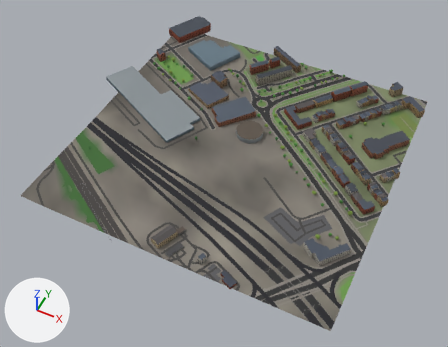
The glTF model glasgow-subway/data/city/city_10_9.glb: old version first, new version second.
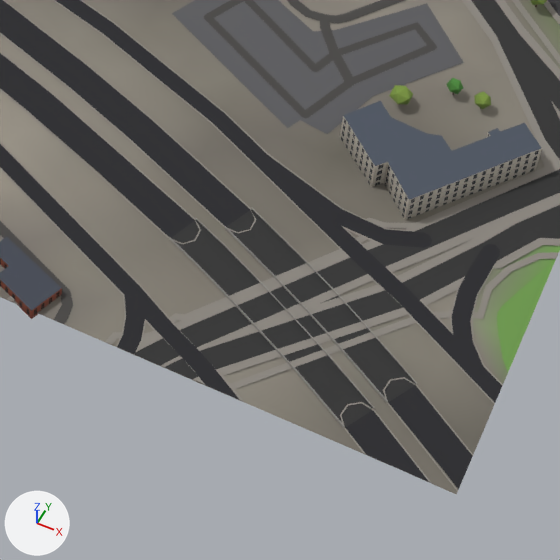
Old and new are each drawn whole from a camera (50 mm lens) standing at (1948.0, -2903.0, 746.0) and looking at (1640.0, -2288.0, -23.0) and again close up on the part from 50% to 79% of the width and 62% to 100% of the height. The lights are fixed; the arrows at lower left show +X, +Y and +Z. The last two pictures show the newer version. Where no turn or scale is listed for an object, it has been applied to the vertices. Vertices at exactly the same position are counted once.

The first close-up shows 'buildings_10_9', 'green_10_9', 'roads_10_9', 'terrain_10_9' and 4 more.
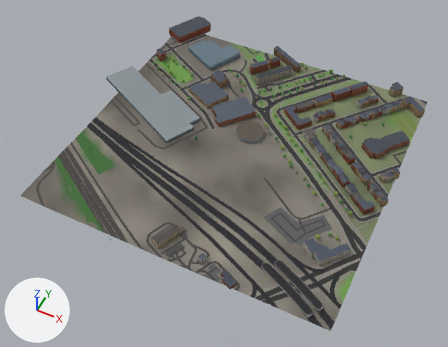
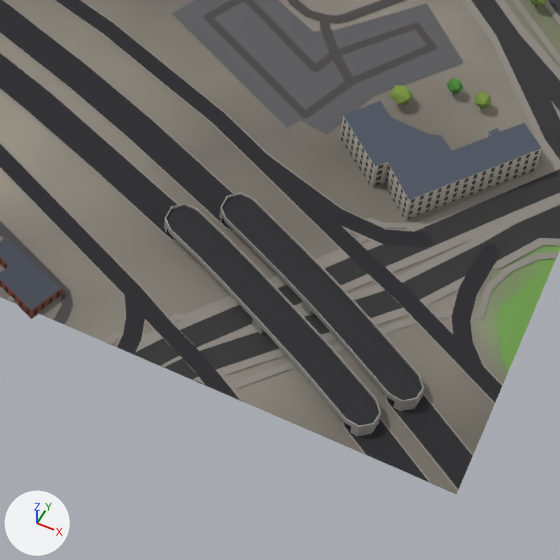
Where the newer file only moved an object's origin or applied its transform, the numbers keep the older frame.

The edits, one by one:
me_roads_10_9 is used by ob_roads_10_9; location (1650.0, -2250.0, 13.5).
me_roads_10_9 had 2648 vertices, 2794 faces and spanned x -250.0..250.0, y -250.0..250.0, z -4.0..4.0.
me_roads_10_9 now has 3074 vertices, 3112 faces and spans x -250.0..250.0, y -250.0..250.0, z -4.0..8.0.
me_roads_10_9 part 1: a new loose piece of 306 vertices spanning x 131.0..220.0, y -245.0..-194.0, z 0.0..8.0, in mat_mat_bridge.
me_roads_10_9 part 2: a new loose piece of 285 vertices spanning x 145.0..229.0, y -231.0..-182.0, z 0.0..8.0, in mat_mat_bridge.
me_roads_10_9 part 3: a new loose piece of 38 vertices spanning x 131.0..220.0, y -245.0..-194.0, z 6.0..7.0, in mat_mat_road.
me_roads_10_9 part 4: a new loose piece of 36 vertices spanning x 145.0..229.0, y -231.0..-182.0, z 6.0..7.0, in mat_mat_road.
Part 5, on me_roads_10_9:
226 vertices are removed from x 134.0..226.0, y -245.0..-105.0, z -1.0..3.0.
458 faces are deleted.
11 vertices are added at x 107.0..186.0, y -225.0..-90.0, z -1.0..5.0.
8 new vertices lie (6.0, 11.0, 0.0) away from vertices in x 171.0..186.0, y -225.0..-210.0, z 0.0..5.0.
15 new faces join them, mat_mat_road.
27 new faces join them, mat_mat_pavement.
16 new faces join them, mat_mat_bridge.
Other edits to the shape of me_roads_10_9 do not show in these pictures.

Where the change shows, as pixel boxes (x1, y1, x2, y2) in the close-ups (560 x 560 px):
part 1 of me_roads_10_9, added: after (164, 203, 381, 436)
part 2 of me_roads_10_9, added: after (219, 192, 424, 411)
part 3 of me_roads_10_9, added: after (166, 206, 379, 426)
part 4 of me_roads_10_9, added: after (222, 195, 422, 400)
part 5 of me_roads_10_9, built on: (121, 4, 468, 482) in both
